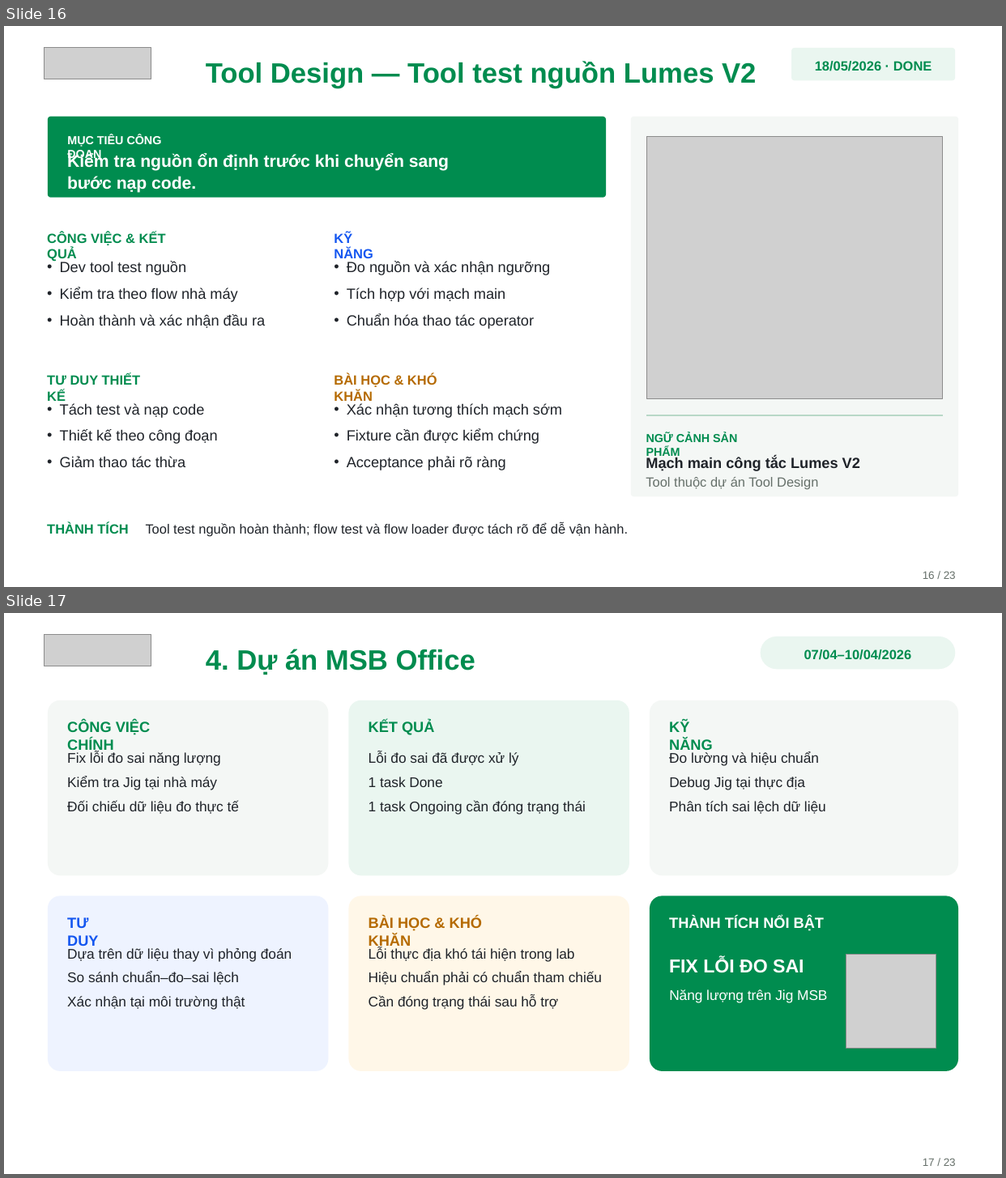
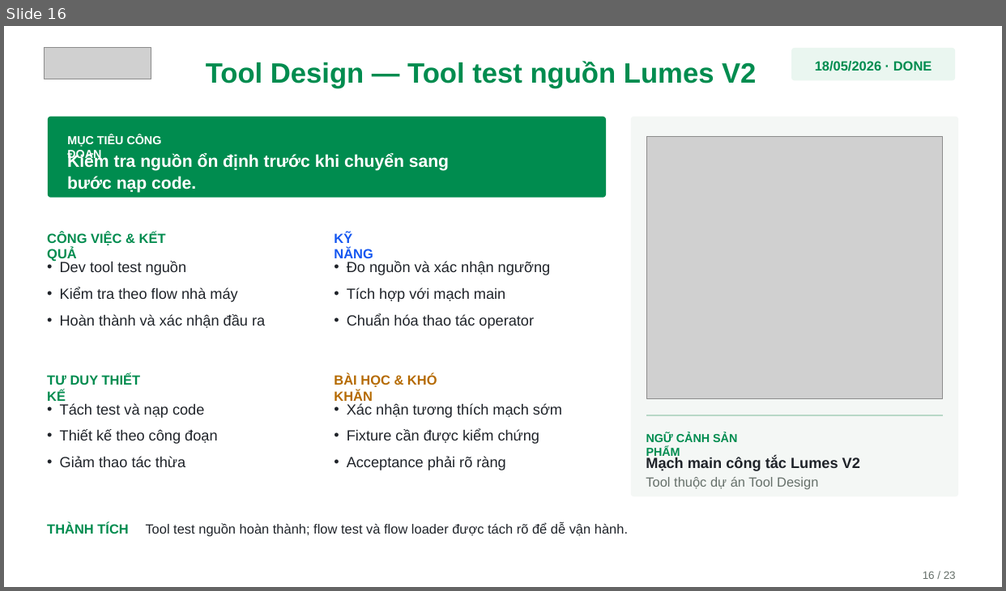
Before and after one commit to Funnyhust/ppt_maker, a slide deck: projects/review_nhan_su_t7_redesign_ppt169_20260722/exports/review_nhan_su_t7_redesign_20260724_210106.pptx. Shown one above the other, each under a label of ours: slides 16 and 17 before the commit, slide 16 after it. The pictures are 1006x1178 and 1006x591 pixels, drawn with LibreOffice and Linux fonts; fonts in the diff are those of the drawing; grey boxes stand for pictures. Boxes give left, top, right and bottom in pixels: in the first picture for what was removed or moved away, otherwise in the second. Text is boxed around its words. In the diff, an @@ line names an element or a change of style, - is before the commit and + after.

```diff
--- a/projects/review_nhan_su_t7_redesign_ppt169_20260722/exports/review_nhan_su_t7_redesign_20260724_210106.pptx
+++ b/projects/review_nhan_su_t7_redesign_ppt169_20260722/exports/review_nhan_su_t7_redesign_20260724_210106.pptx
@@ slide 17 removed at <box>4,613,1002,1174</box>, background #FFFFFF @@
@@ picture removed at <box>44,635,151,666</box> @@
@@ rounded rectangle removed at <box>760,636,955,669</box> @@
@@ text removed at <box>206,649,475,675</box> @@
-4. Dự án MSB Office
@@ text removed at <box>804,649,912,660</box> @@
-07/04–10/04/2026
@@ group removed at <box>48,700,957,1071</box>: 23 texts, 6 rounded rectangles, 1 picture @@
-CÔNG VIỆC CHÍNH
-Fix lỗi đo sai năng lượng
-Kiểm tra Jig tại nhà máy
-Đối chiếu dữ liệu đo thực tế
-KẾT QUẢ
-Lỗi đo sai đã được xử lý
-1 task Done
-1 task Ongoing cần đóng trạng thái
-KỸ NĂNG
-Đo lường và hiệu chuẩn
-Debug Jig tại thực địa
-Phân tích sai lệch dữ liệu
-TƯ DUY
-Dựa trên dữ liệu thay vì phỏng đoán
-So sánh chuẩn–đo–sai lệch
-Xác nhận tại môi trường thật
-BÀI HỌC & KHÓ KHĂN
-Lỗi thực địa khó tái hiện trong lab
-Hiệu chuẩn phải có chuẩn tham chiếu
-Cần đóng trạng thái sau hỗ trợ
-THÀNH TÍCH NỔI BẬT
-FIX LỖI ĐO SAI
-Năng lượng trên Jig MSB
@@ text removed at <box>923,1158,956,1166</box> @@
-17 / 23
```
Also in this commit, not shown: 3 slides changed.
